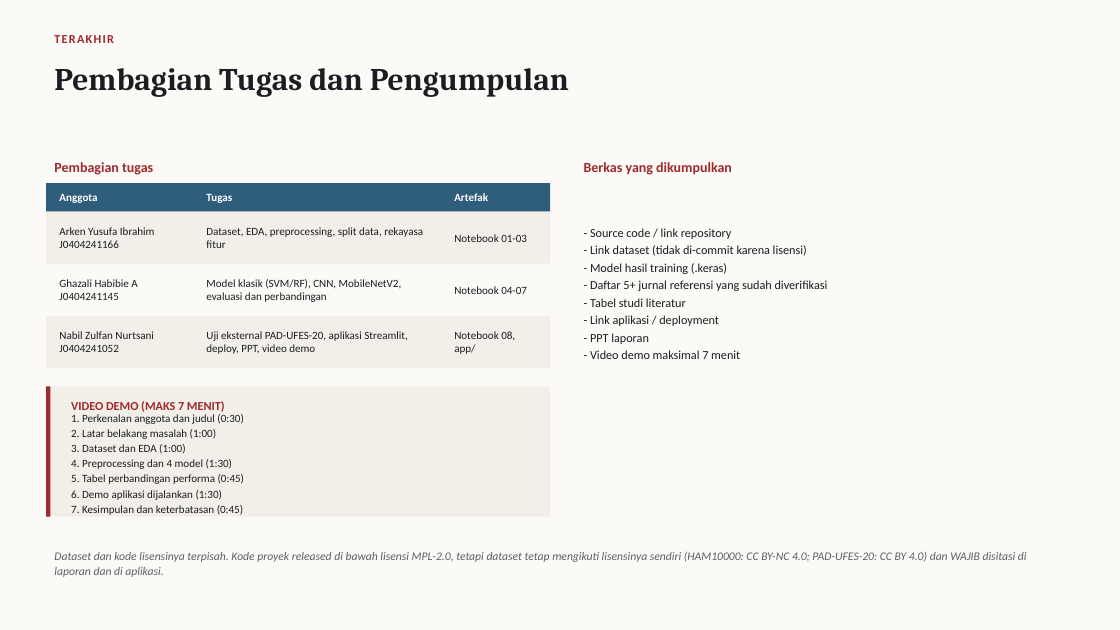
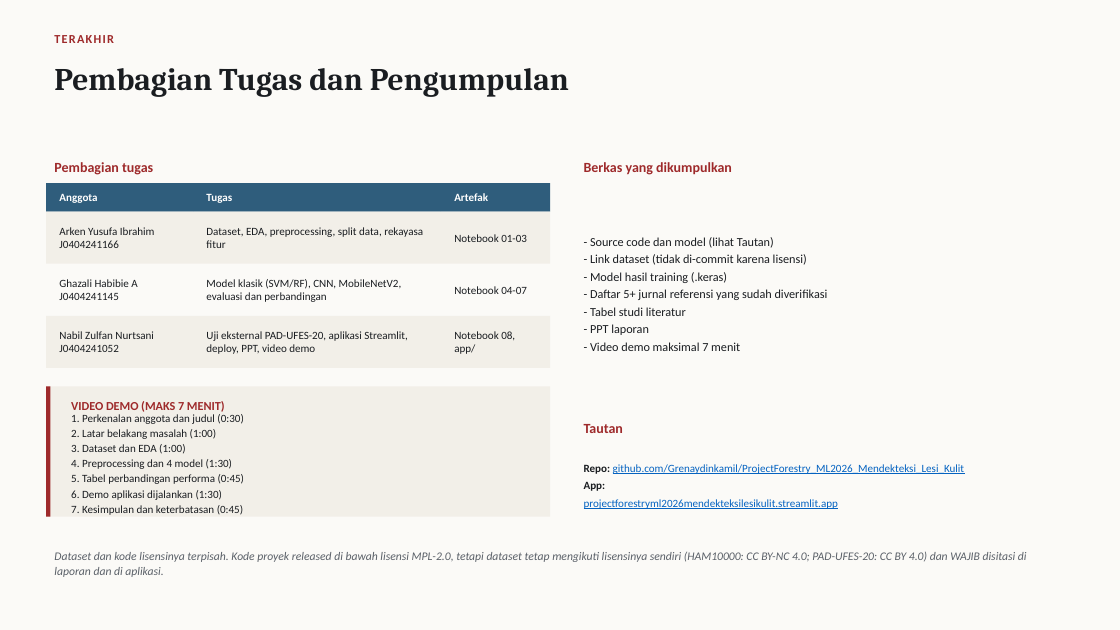
Before and after one commit to Grenaydinkamil/ProjectForestry_ML2026_Mendekteksi_Lesi_Kulit, a slide deck: slide 14 of docs/PPT_Laporan_Project.pptx. Drawn at 1120x630 pixels with LibreOffice and Linux fonts; fonts in the diff are those of the drawing. Boxes give left, top, right and bottom in pixels: in the first picture for what was removed or moved away, otherwise in the second. Text is boxed around its words. In the diff, an @@ line names an element or a change of style, - is before the commit and + after.

```diff
--- a/docs/PPT_Laporan_Project.pptx
+++ b/docs/PPT_Laporan_Project.pptx
@@ text at box(590, 237, 774, 248): text changed @@
-- Source code / link repository
+- Source code dan model (lihat Tautan)
@@ text at box(590, 315, 719, 326): paragraph removed @@
-- Link aplikasi / deployment
@@ text added at box(584, 424, 623, 433), 12 pt, text #9E2A2B, bold @@
+Tautan
@@ text added at box(584, 464, 965, 509), 9.5 pt, text #0563C1, underline @@
+Repo: github.com/Grenaydinkamil/ProjectForestry_ML2026_Mendekteksi_Lesi_Kulit
+App:
+projectforestryml2026mendekteksilesikulit.streamlit.app
```
Also in this commit, not shown: 2 other slides changed, 16 other files.
